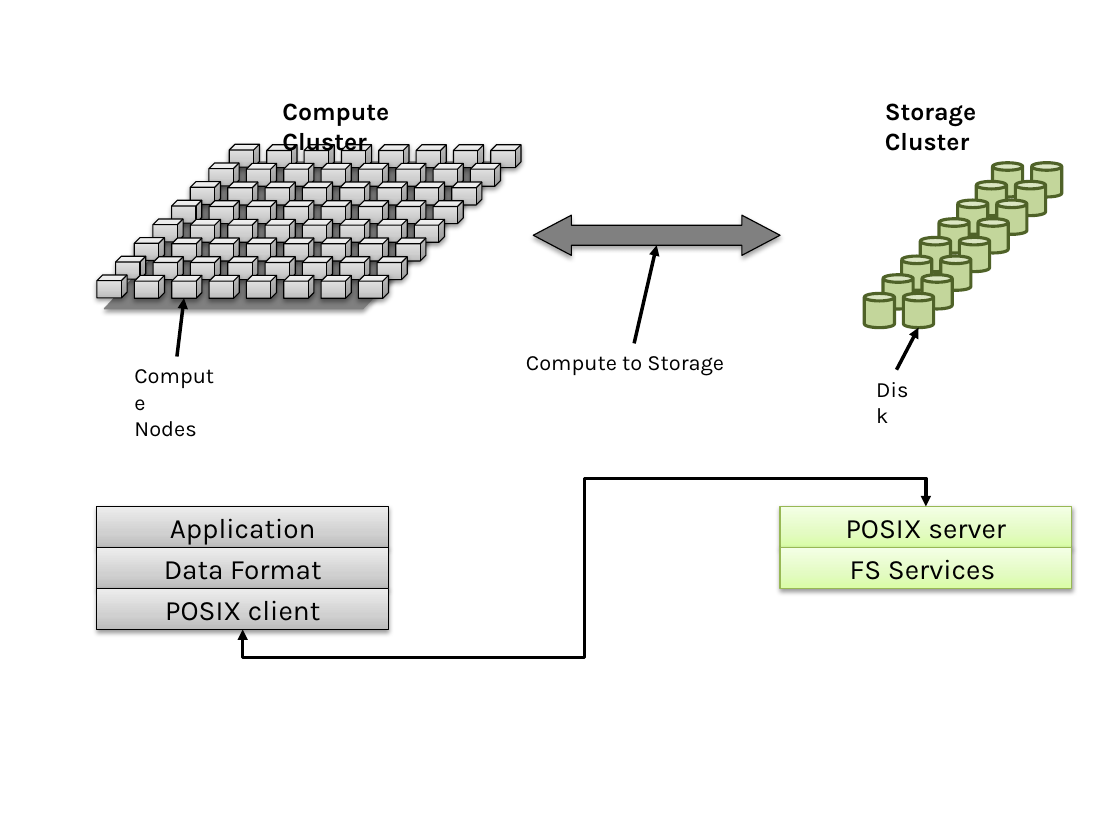
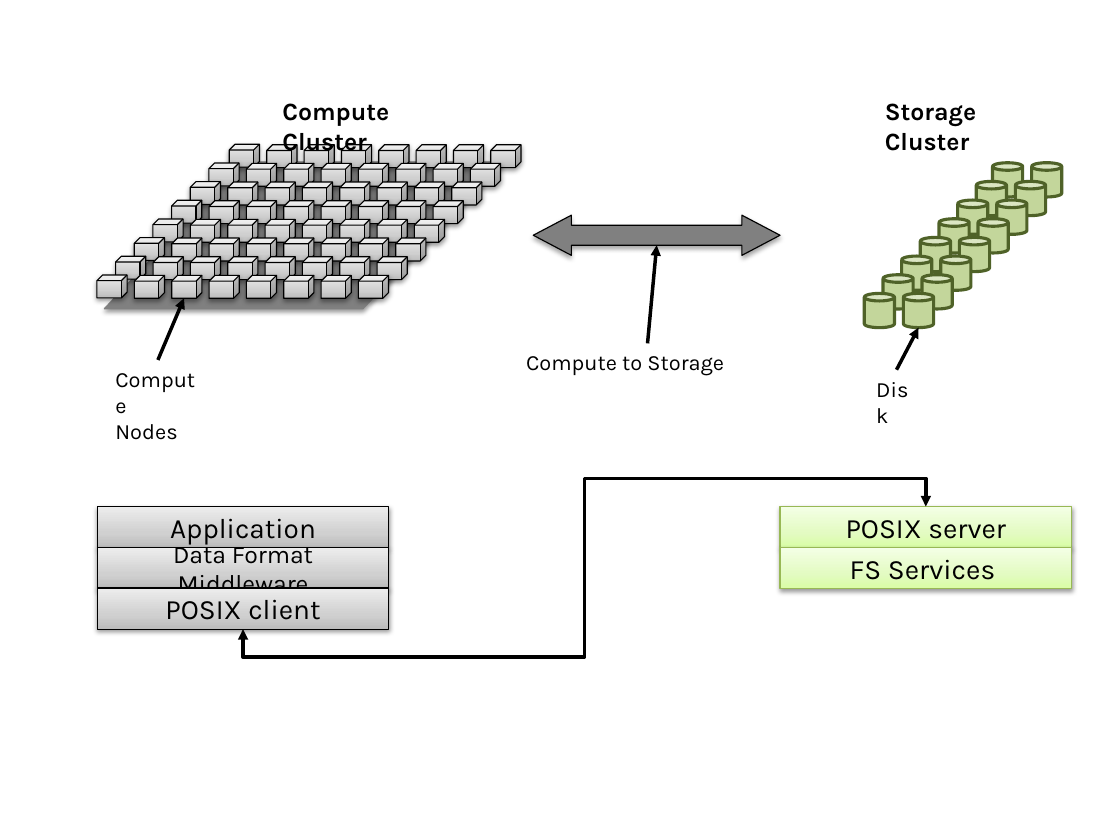
Before and after one commit to ivotron/ivotron.github.io, a slide deck: slide 3 of images/diagrams/2013-10-22-exascale.pptx (slide 1 before the commit). Drawn at 1120x840 pixels with LibreOffice and Linux fonts; fonts in the diff are those of the drawing. Boxes give left, top, right and bottom in pixels: in the first picture for what was removed or moved away, otherwise in the second. Text is boxed around its words. In the diff, an @@ line names an element or a change of style, - is before the commit and + after.

```diff
--- a/images/diagrams/2013-10-22-exascale.pptx
+++ b/images/diagrams/2013-10-22-exascale.pptx
@@ arrow moved from (634, 344) - (656, 245) to (647, 344) - (656, 245) @@
@@ arrow moved from (177, 356) - (184, 298) to (158, 360) - (184, 298) @@
@@ text "Compute Nodes": place and size @@
-text "Compute Nodes" at [134, 421, 196, 437]
+text "Compute Nodes" at [115, 424, 177, 440]
@@ text in rectangle at [173, 540, 313, 589]: text changed; size 18 to 16 pt @@
-Data Format
+Data Format Middleware
```
Also in this commit, not shown: 11 other slides changed, 16 slides added, 29 other files.
